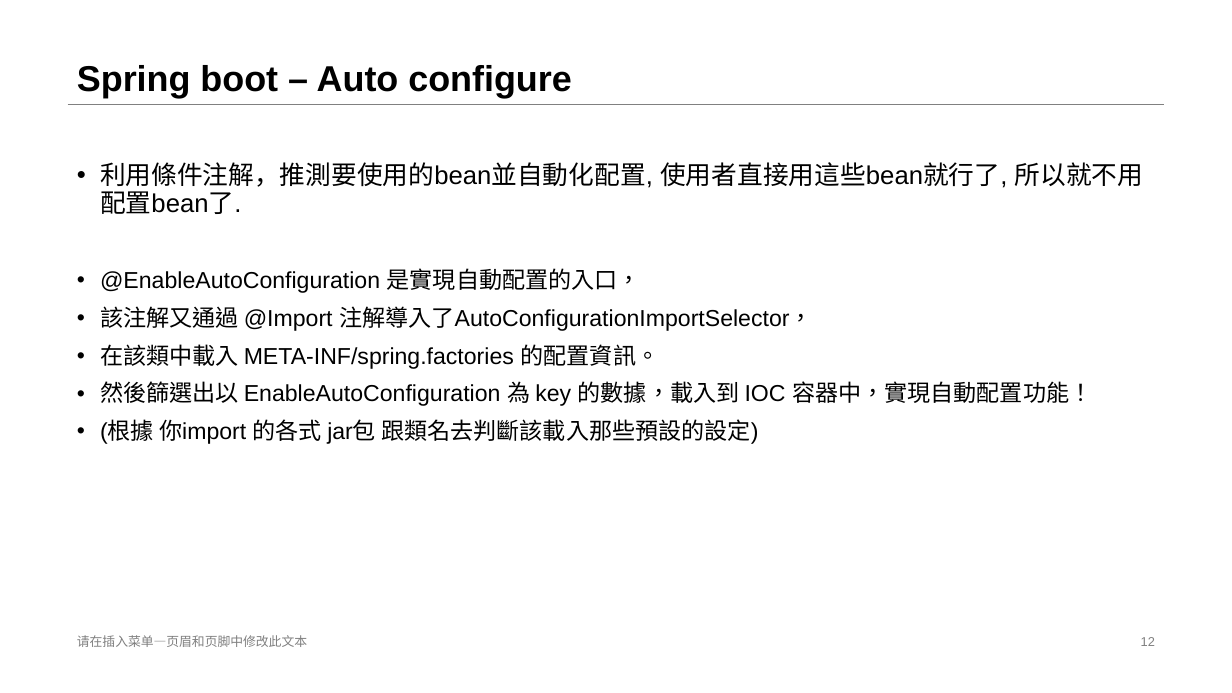
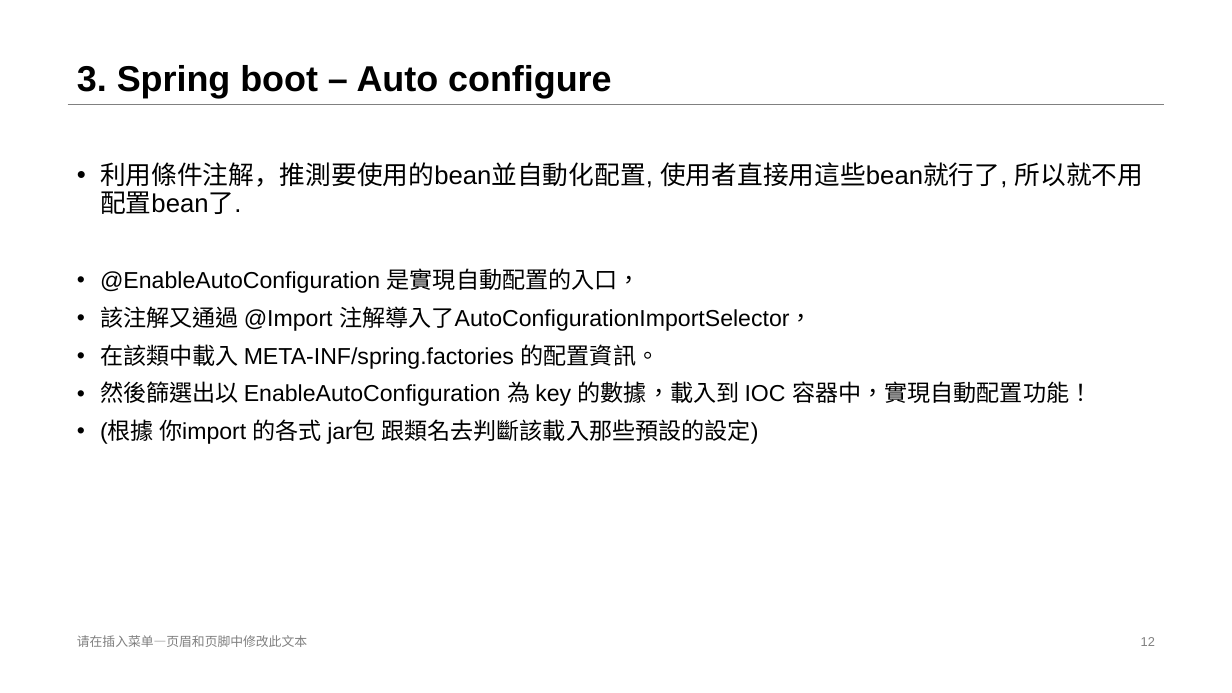
Before and after one commit to stereo720712/2021_Spring_Cloud_ReParctice, a slide deck: slide 12 of Spring_boot_introduce/Spring Boot Introduce.pptx. Drawn at 1232x693 pixels with LibreOffice and Linux fonts; fonts in the diff are those of the drawing. Boxes give left, top, right and bottom in pixels: in the first picture for what was removed or moved away, otherwise in the second. Text is boxed around its words. In the diff, an @@ line names an element or a change of style, - is before the commit and + after.

Commit message:
update spring boot data

```diff
--- a/Spring_boot_introduce/Spring Boot Introduce.pptx
+++ b/Spring_boot_introduce/Spring Boot Introduce.pptx
@@ title at [77, 65, 611, 98]: text changed @@
-Spring boot – Auto configure
+3. Spring boot – Auto configure
```
Also in this commit, not shown: 8 other slides changed, 3 slides added, 1 slide removed.
